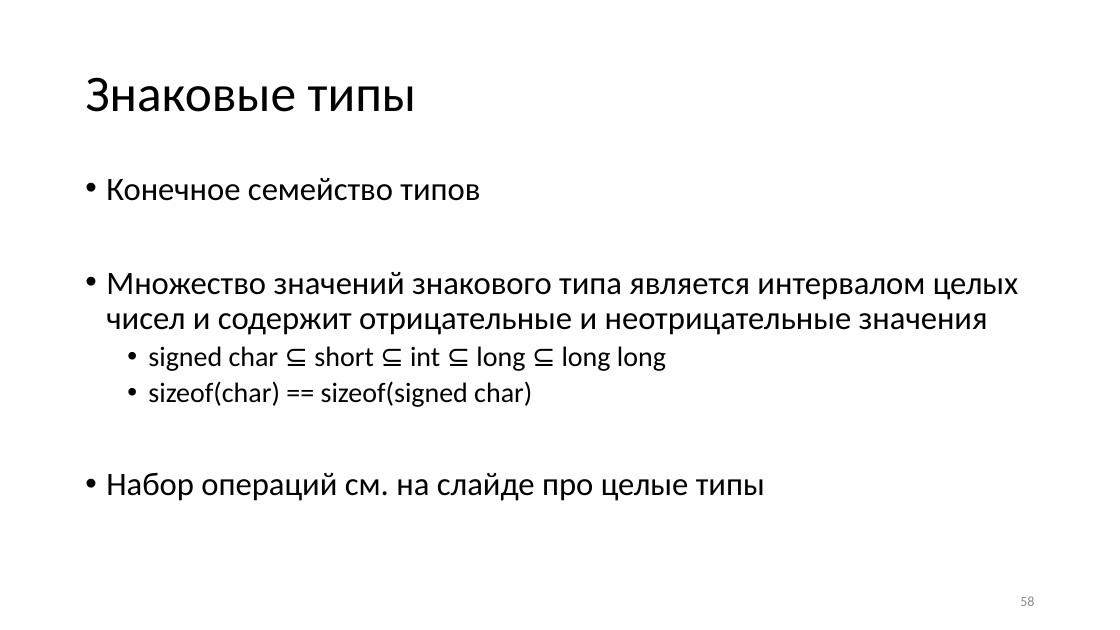
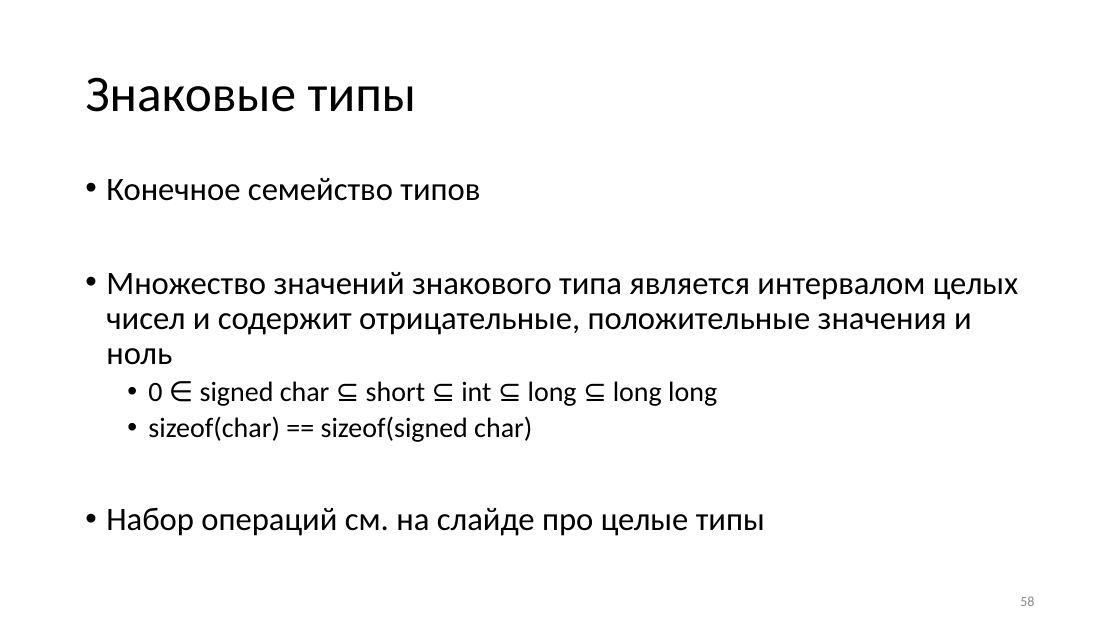
Before and after one commit to Evgueni-Petrov-aka-espetrov/Algorithms-and-Programming-in-C-pptx, a slide deck: slide 58 of 03.5 Типы языка С.pptx. Drawn at 1120x630 pixels with LibreOffice and Linux fonts; fonts in the diff are those of the drawing. Boxes give left, top, right and bottom in pixels: in the first picture for what was removed or moved away, otherwise in the second. Text is boxed around its words. In the diff, an @@ line names an element or a change of style, - is before the commit and + after.

```diff
--- a/03.5 Типы языка С.pptx
+++ b/03.5 Типы языка С.pptx
@@ text at (x1=106, y1=272, x2=1019, y2=406): text changed @@
-• Множество значений знакового типа является интервалом целых чисел и содержит отрицательные и неотрицательные значения
-  • signed char ⊆ short ⊆ int ⊆ long ⊆ long long
+• Множество значений знакового типа является интервалом целых чисел и содержит отрицательные, положительные значения и ноль
+  • 0 ∈ signed char ⊆ short ⊆ int ⊆ long ⊆ long long
```
Also in this commit, not shown: 21 other slides changed, 4 slides added.
